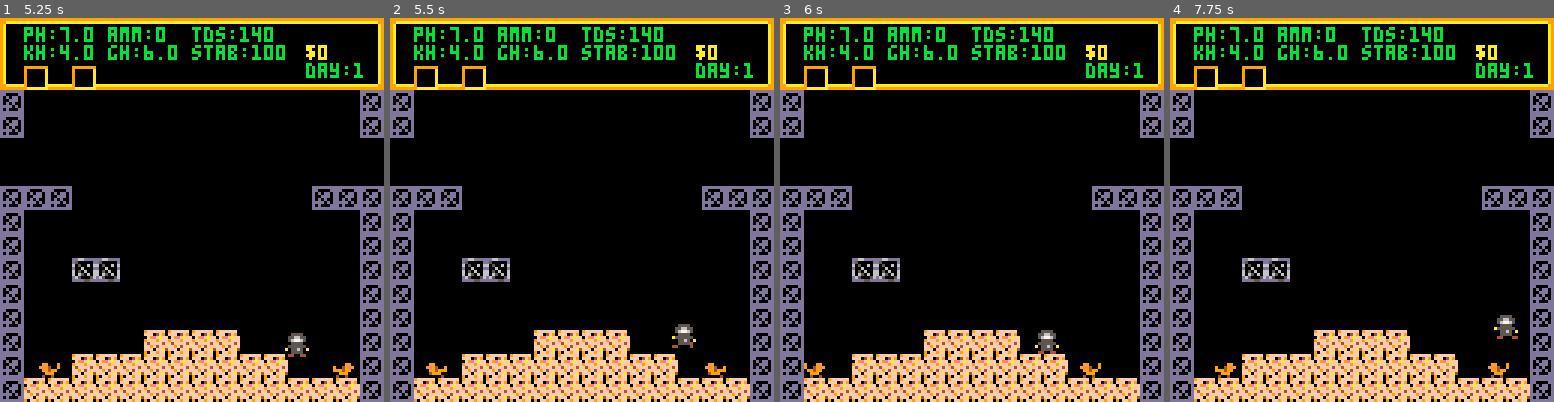
Above: before the commit, frames 1-4 (left to right).
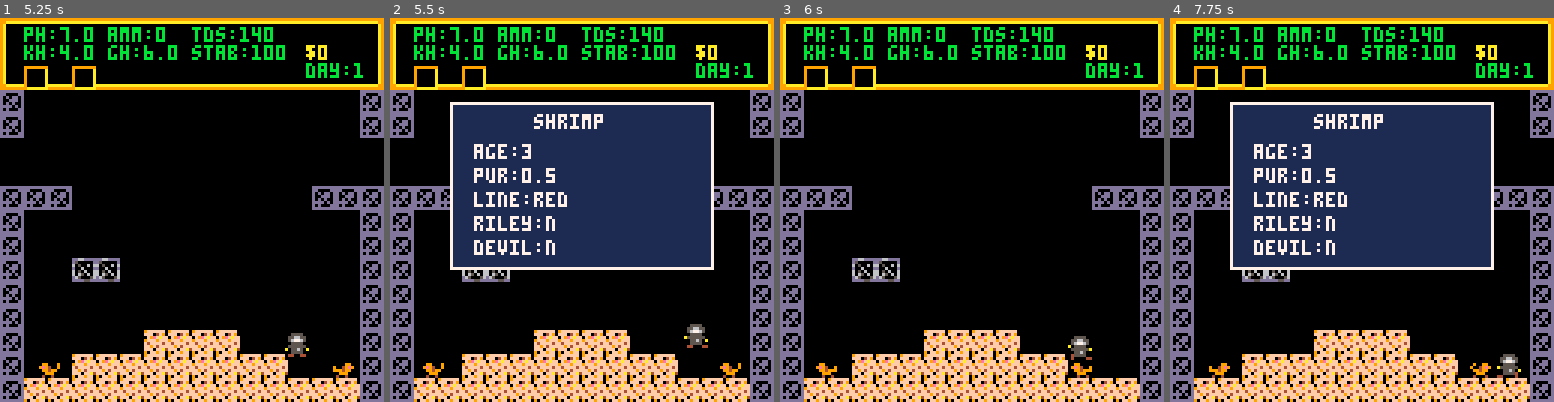
Above: after the commit, the same moments.

Repository: zvxr/shrimpkeeper
Game: PICO-8 cartridge shrimpkeeper.p8
Same seed, same stepped clock (60 frames per second), same inputs: the game is played once before the commit and once after it.
Inputs:
- Up to frame 1 (5.25 s): tap X (X key) at 0.33, 1.07, 1.85, 2.97, 4.08, 5.2 s; tap O (Z key) at 0.7, 1.7, 2.1, 2.5, 2.9, 3.3, 3.7, 4.1, 4.5, 4.9 s; hold Right 1.6-2.1 s; hold Up 2.15-2.42 s; hold Right 2.47-3.03 s; hold Left 3.08-3.58 s; hold Down 3.63-3.97 s; hold Right 4.02-4.68 s; hold Up 4.73-5.03 s; hold Left from 5.08 s (still down)
- Up to frame 2 (5.5 s): keep holding Left; tap O (Z key) at 5.3 s
- Up to frame 3 (6 s): release Left at 5.68 s; tap O (Z key) at 5.7 s; hold Down from 5.73 s (still down)
- Up to frame 4 (7.75 s): release Down at 6.03 s; hold Right 6.08-6.58 s; tap O (Z key) every 0.4 s from 6.1 to 7.7 s; tap X (X key) at 6.32, 7.43 s; hold Right 6.63-7.13 s; hold Up 7.18-7.45 s; hold Right from 7.5 s (still down)

Frame 1 is identical in both runs. In frame 2, 31% of the frame differs, in the area x 8-92%, y 21-94%; in frame 3, 0.8%; in frame 4, 31%, in the area x 10-92%, y 21-94%.

Commit message:
add breeding

Diff:
--- a/player.lua
+++ b/player.lua
@@ -25,3 +25,8 @@
 		sfx(2)
 	end
 end
+
+function any_btn()
+	return btnp(0) or btnp(1) or btnp(2) or
+		btnp(3) or btnp(4) or btnp(5)
+end
--- a/shrimp.lua
+++ b/shrimp.lua
@@ -31,6 +31,37 @@
 	return a
 end
 
+function shrimp_line(a)
+	return a.sb and "red" or "green"
+end
+
+function near_shrimp(a)
+	for b in all(ent) do
+		if b.sa!=nil and
+			abs(a.x-b.x)<1.5 and
+			abs(a.y-b.y)<1.5 then
+			return b
+		end
+	end
+end
+
+function try_shrimp(a)
+	if btnp(4) then
+		sd_a=near_shrimp(a)
+	end
+end
+
+function draw_shrimp_dialog(a)
+	rectfill(20,28,107,83,1)
+	rect(20,28,107,83,7)
+	print("shrimp",48,32,7)
+	print("age:"..a.sa,28,42,7)
+	print("pur:"..a.sp,28,50,7)
+	print("line:"..shrimp_line(a),28,58,7)
+	print("riley:"..(a.sr and "y" or "n"),28,66,7)
+	print("devil:"..(a.sd and "y" or "n"),28,74,7)
+end
+
 function make_fry(x,y)
 	a=make_shrimp(x,y)
 	a.sa=3+flr(rnd(4))
@@ -38,9 +69,73 @@
 	return a
 end
 
+function make_baby(x,y,a,b)
+	local c=make_shrimp(x,y)
+	local lo=min(a.sp,b.sp)-0.2
+	local hi=max(a.sp,b.sp)
+	c.sa=1
+	c.sp=lo+rnd(hi-lo)
+	c.sb=a.sb
+	c.sr=a.sr and b.sr or
+		((a.sr or b.sr) and rnd(1)<0.5)
+	c.sd=a.sd and b.sd or
+		((a.sd or b.sd) and rnd(1)<0.5)
+	if rnd(20)<1 then c.sp+=1 end
+	if rnd(50)<1 then c.sr=true end
+	if rnd(100)<1 then c.sd=true end
+	shrimp_size(c)
+	return c
+end
+
+function breed_day()
+	tank.bm="br:none"
+	if not tank_ok() then
+		tank.bm="br:bad"
+		return
+	end
+	for a in all(ent) do
+		if a.sa and a.sa>=8 then
+			for b in all(ent) do
+				if b!=a and b.sa and b.sa>=8 and
+					a.sb==b.sb and
+					flr(a.x/16)==flr(b.x/16) and
+					flr(a.y/16)==flr(b.y/16) then
+					if rnd(1)<0.5 then
+						make_baby(
+							7+flr(rnd(6))+flr(a.x/16)*16,
+							9+flr(rnd(2))+flr(a.y/16)*16,
+							a,b)
+						tank.bm="br:bred"
+					else
+						tank.bm="br:fail"
+					end
+					return
+				end
+			end
+		end
+	end
+end
+
 function upd_shrimp()
 	for a in all(ent) do
 		if a.sa!=nil then
+			for b in all(ent) do
+				if b!=a and b.sa!=nil then
+					local x=a.x-b.x
+					local y=a.y-b.y
+					if abs(x)<a.w+b.w and
+						abs(y)<a.h+b.h then
+						if x!=0 then
+							a.dx+=sgn(x)*0.03
+						else
+							a.dx+=rnd(1)<0.5 and -0.03 or 0.03
+						end
+						if y!=0 then
+							a.dy+=sgn(y)*0.02
+						end
+					end
+				end
+			end
 			if a.sj>0 and rnd(1)<0.18 then
 				a.sj-=1
 				a.dy-=a.sa<8 and 0.45 or 0.6
--- a/shrimpkeeper.p8
+++ b/shrimpkeeper.p8
@@ -14,11 +14,16 @@
 end
 
 function _update()
+	if sd_a then
+		if any_btn() then sd_a=nil end
+		return
+	end
 	upd_tank()
 	control_player(pl)
 	upd_shrimp()
 	foreach(ent, move_ent)
 	try_door(pl)
+	try_shrimp(pl)
 end
 
 function _draw()
@@ -32,6 +37,7 @@
 	foreach(ent,draw_ent)
 	camera()
 	draw_tank_hud()
+	if sd_a then draw_shrimp_dialog(sd_a) end
 end
 
 __gfx__
--- a/tank.lua
+++ b/tank.lua
@@ -9,7 +9,8 @@
 		money=0,
 		day=1,
 		t=0,
-		ct=0
+		ct=0,
+		bm=""
 	}
 end
 
@@ -54,12 +55,22 @@
 	return v>60 and 1 or 2
 end
 
+function tank_ok()
+	return st_ph(tank.ph)==0 and
+		st_amm(tank.amm)==0 and
+		st_tds(tank.tds)==0 and
+		st_kh(tank.kh)==0 and
+		st_gh(tank.gh)==0 and
+		st_stab(tank.stab)==0
+end
+
 function upd_tank()
 	tank.t+=1
 	local d=1+flr(tank.t/1800)
 	if d>tank.day then
 		tank.day=d
 		shrimp_day()
+		breed_day()
 	end
 	tank.ct+=1
 	if tank.ct>=120 then
@@ -75,6 +86,7 @@
 	print("day:"..tank.day,102,15,11)
 	print("kh:"..fmt1(tank.kh),8,9,st_col(st_kh(tank.kh)))
 	print("gh:"..fmt1(tank.gh),36,9,st_col(st_gh(tank.gh)))
+	print(tank.bm,36,15,7)
 	print("tds:"..tank.tds,64,3,st_col(st_tds(tank.tds)))
 	print("stab:"..tank.stab,64,9,st_col(st_stab(tank.stab)))
 end
Not shown, changed: DOCS.md
